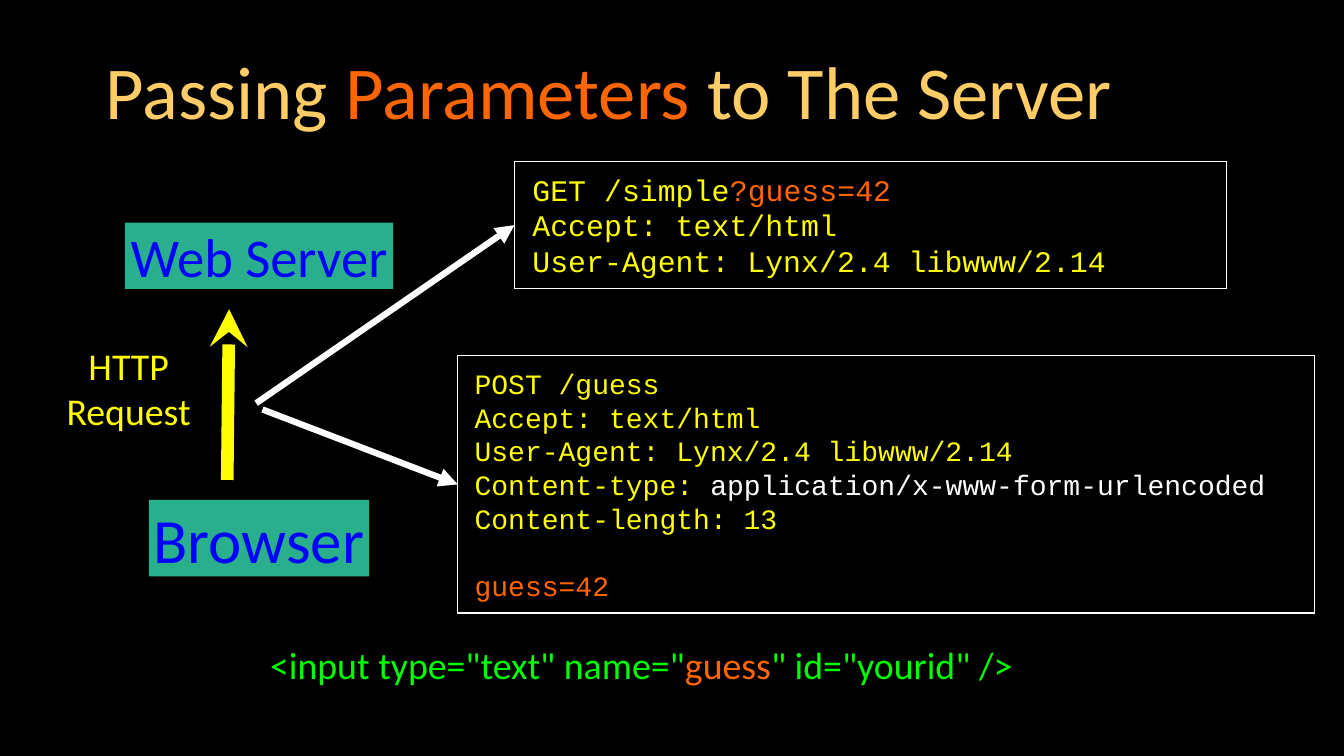
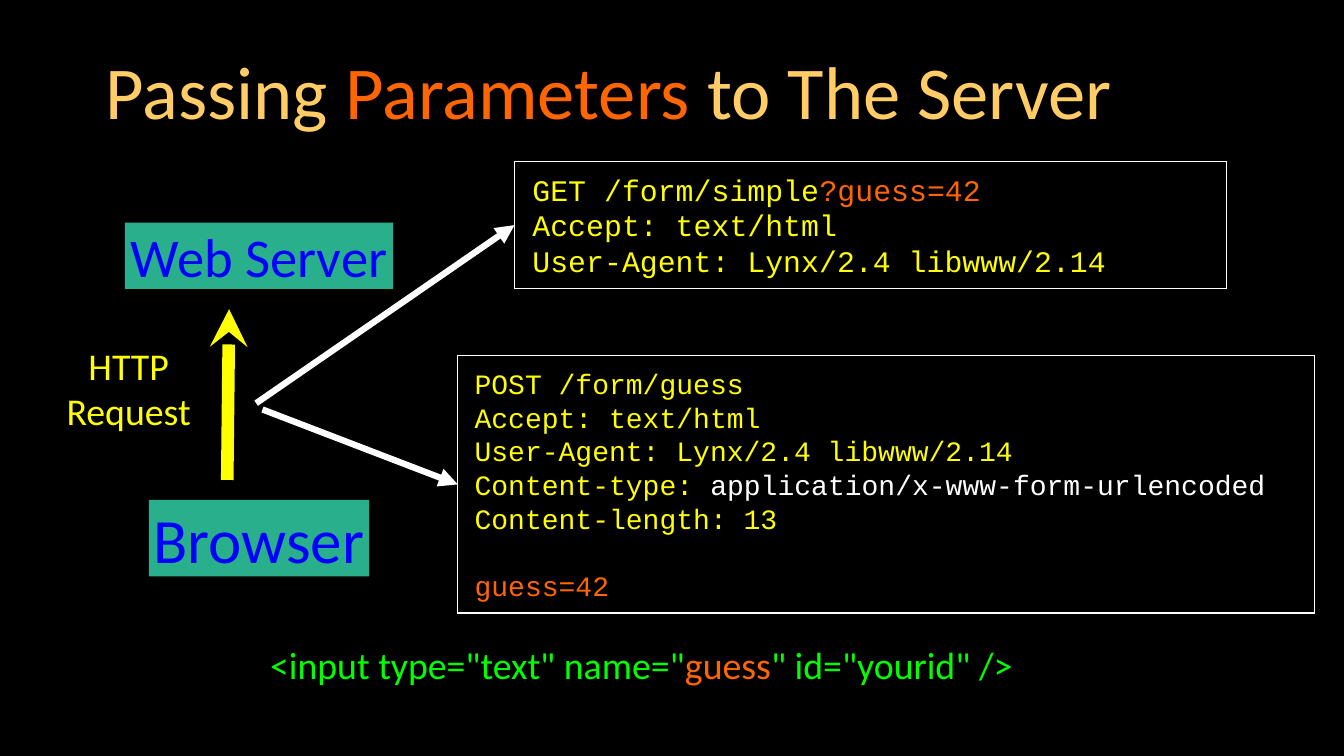
Before and after one commit to csev/dj4e, a slide deck: slide 10 of lectures/DJ-09-Forms.pptx (slide 9 before the commit). Drawn at 1344x756 pixels with LibreOffice and Linux fonts; fonts in the diff are those of the drawing. Boxes give left, top, right and bottom in pixels: in the first picture for what was removed or moved away, otherwise in the second. Text is boxed around its words. In the diff, an @@ line names an element or a change of style, - is before the commit and + after.

```diff
--- a/lectures/DJ-09-Forms.pptx
+++ b/lectures/DJ-09-Forms.pptx
@@ text in rectangle at (x1=532, y1=179, x2=981, y2=208): text changed @@
-GET /simple?guess=42
+GET /form/simple?guess=42
@@ text in rectangle at (x1=475, y1=374, x2=744, y2=400): text changed @@
-POST /guess
+POST /form/guess
```
Also in this commit, not shown: 13 other slides changed, 2 slides added, 7 other files.
